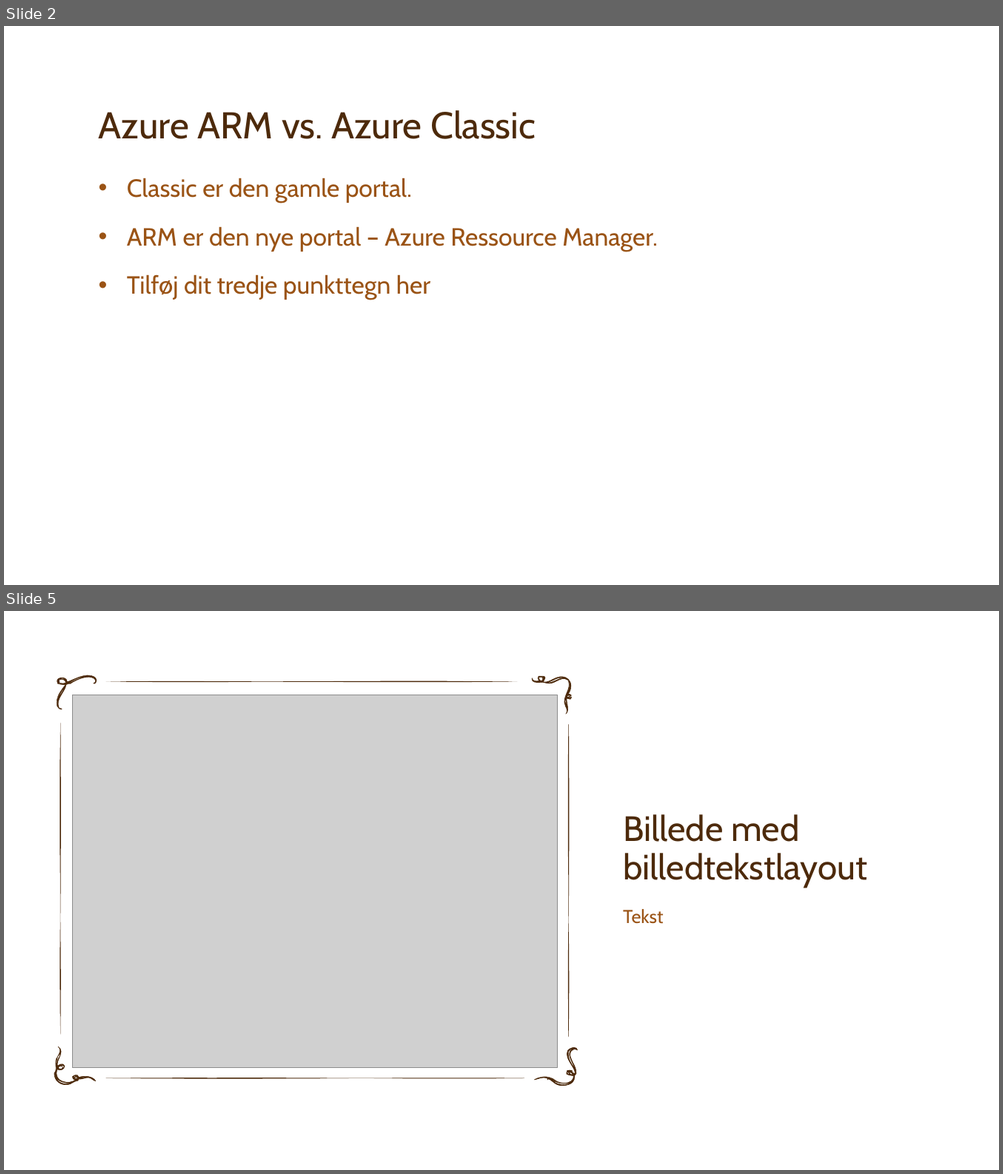
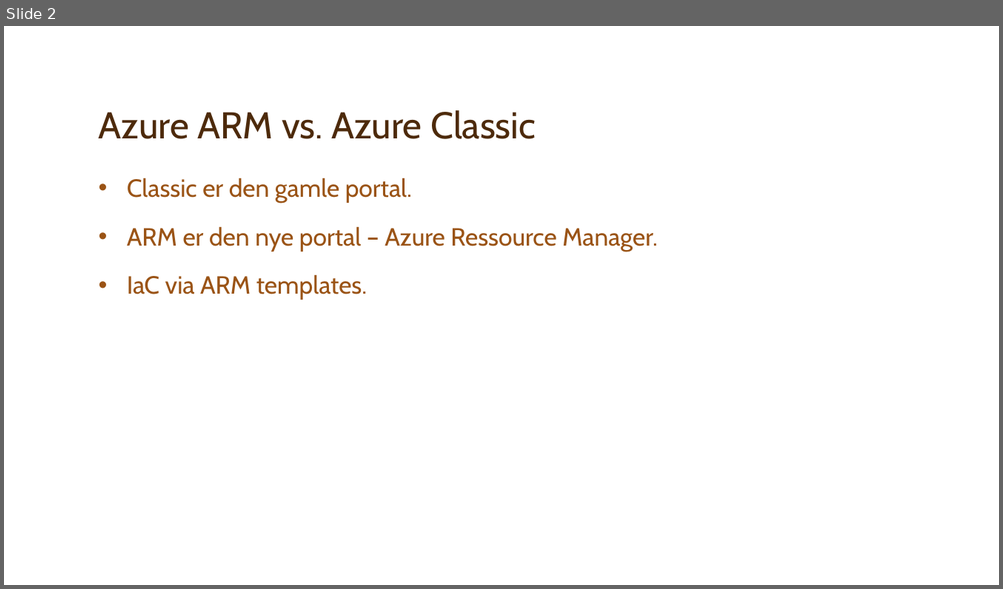
Before and after one commit to SuperJoachim/misc, a slide deck: Intro.pptx. Shown one above the other, each under a label of ours: slides 2 and 5 before the commit, slide 2 after it; the slides between them are not shown. The pictures are 1003x1174 and 1003x589 pixels, drawn with LibreOffice and Linux fonts; fonts in the diff are those of the drawing; grey boxes stand for pictures; background and template pictures are left out. Boxes give left, top, right and bottom in pixels: in the first picture for what was removed or moved away, otherwise in the second. Text is boxed around its words. In the diff, an @@ line names an element or a change of style, - is before the commit and + after.

```diff
--- a/Intro.pptx
+++ b/Intro.pptx
@@ slide 5 removed at <box>4,611,999,1170</box>, background picture (left out) @@
@@ group removed at <box>53,675,578,1088</box>: 12 freeform shapes @@
@@ picture removed at <box>72,695,557,1068</box> @@
@@ title removed at <box>623,815,867,888</box> @@
-Billede med billedtekstlayout
@@ text removed at <box>623,909,663,924</box> @@
-Tekst
@@ slide 2 changed as well @@
@@ text at <box>127,275,367,300</box>: text changed @@
-• Tilføj dit tredje punkttegn her
+• IaC via ARM templates.
```
Also in this commit, not shown: 1 other slide changed, 1 slide added, 10 other slides removed, 2 other files.
